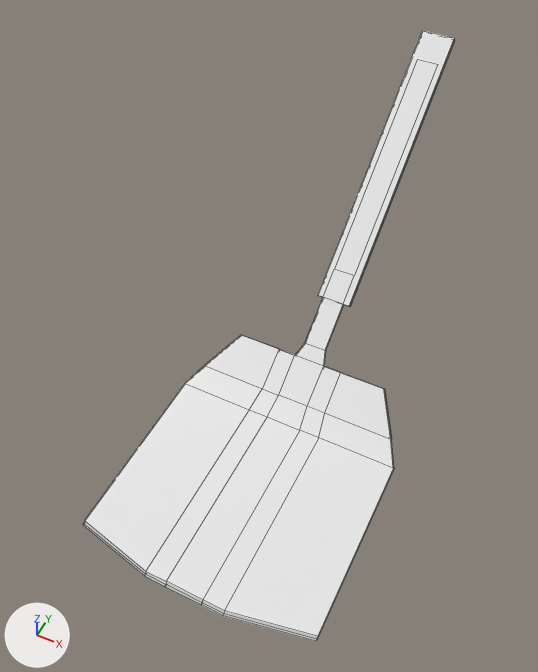
One commit to the FBX model Assets/Models/Spatula.fbx: the scene before it, then after it.
Both versions are drawn from a 50 mm camera at (0.082, -0.135, 0.28) aimed at (-0.014, 0.057, 0.041). The lights are fixed; the arrows at lower left show +X, +Y and +Z. Mesh edges are drawn as thin lines. Where no turn or scale is listed for an object, it has been applied to the vertices.
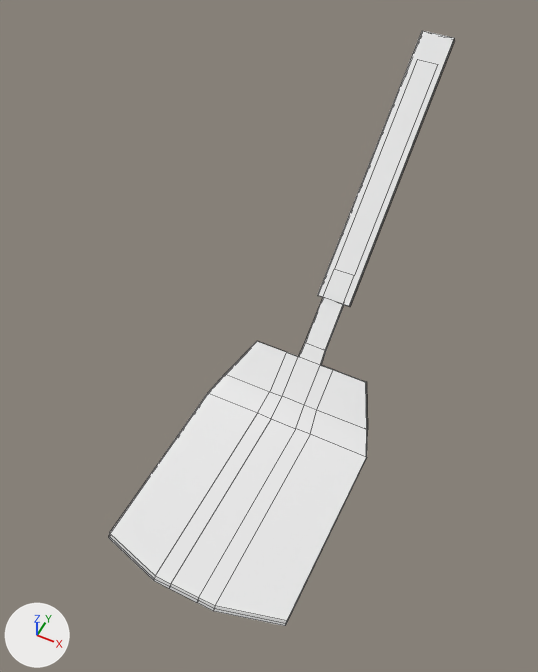
Commit message: spatula update (Sorry)

Boxes [x1, y1, x2, y2] around the edits, measured in the pictures (538 x 672 px; the box of a moved part takes in the faces that stretch with it):
'Cube', reshaped: before [83, 298, 394, 641]; after [109, 298, 368, 626]
part 1 of me_cube_002, moved or reshaped: before [83, 335, 394, 641]; after [109, 341, 368, 626]

What the commit changed:
me_cube_002 has 82 vertices, 79 faces and spans x -0.052..0.053, y -0.045..0.198, z 0.0..0.103.
me_cube_002 is used by ob_cube; location (0.0, 0.0, 0.0).
me_cube_002 part 1: all 64 vertices in x -0.052..0.053, y -0.045..0.072, z 0.0..0.018 are scaled about their middle by (0.76, 1, 1).
